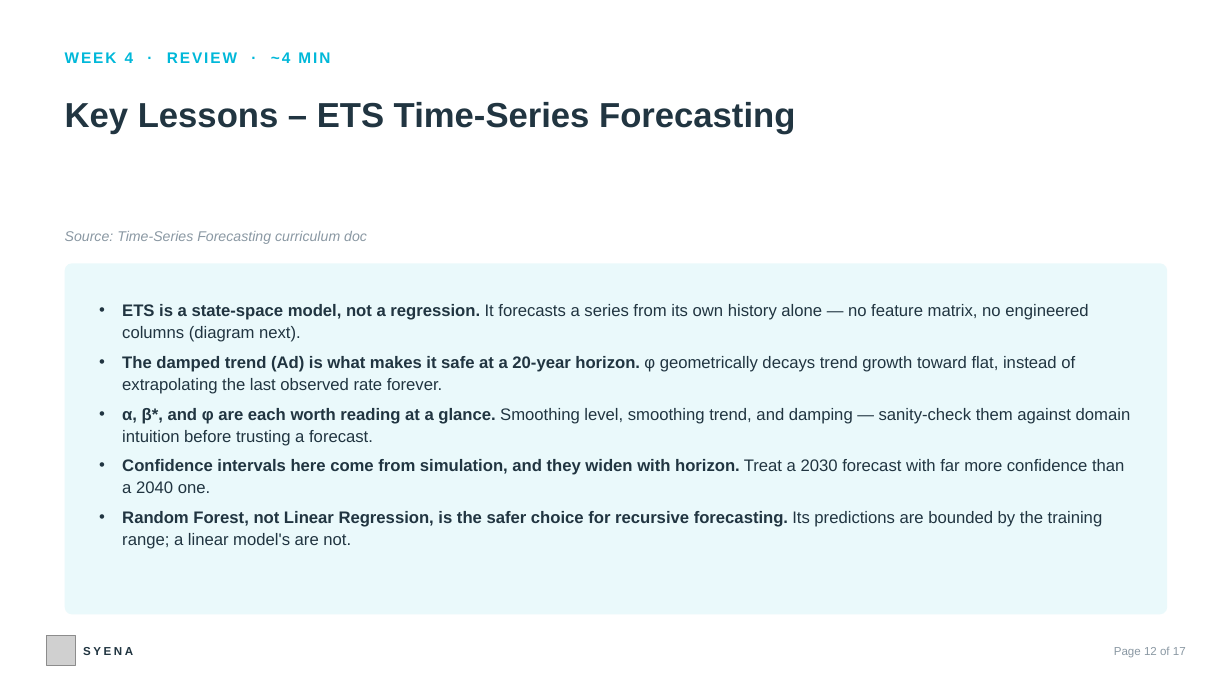
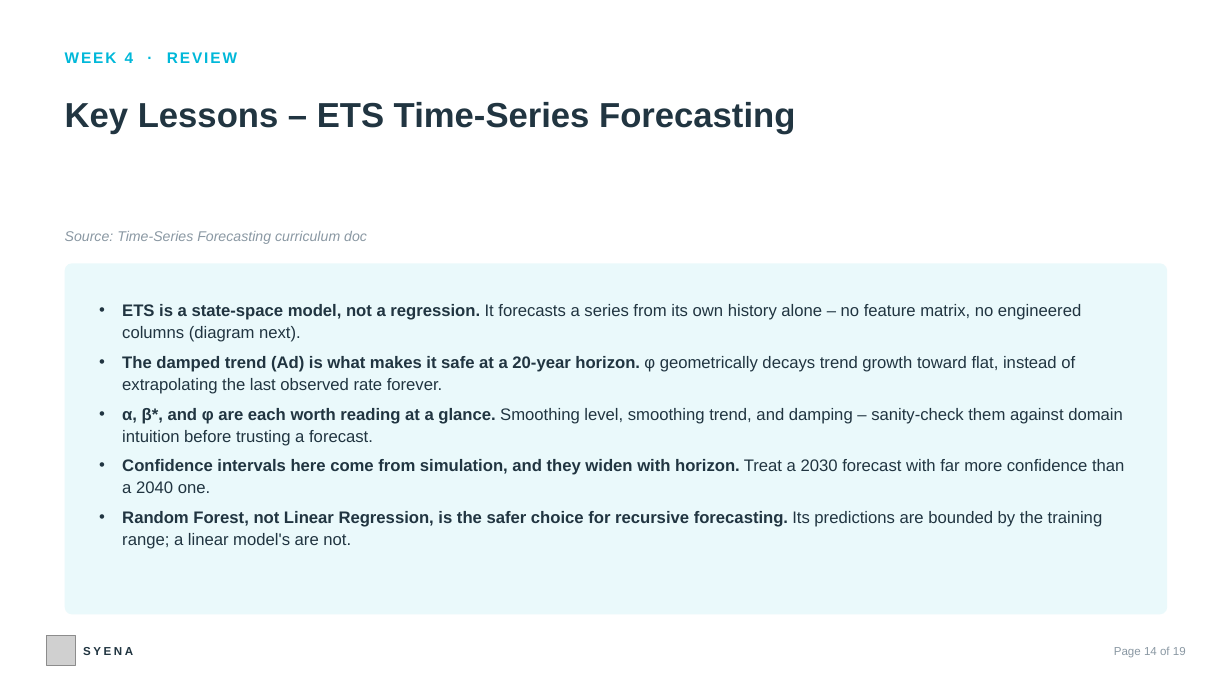
Before and after one commit to sauparnasarkar/climate-emissions-analysis-project, a slide deck: slide 14 of climate-dashboard-react/public/GHG_Internship_Review_QA_Deck.pptx (slide 12 before the commit). Drawn at 1232x693 pixels with LibreOffice and Linux fonts; fonts in the diff are those of the drawing; grey boxes stand for pictures. Boxes give left, top, right and bottom in pixels: in the first picture for what was removed or moved away, otherwise in the second. Text is boxed around its words. In the diff, an @@ line names an element or a change of style, - is before the commit and + after.

```diff
--- a/climate-dashboard-react/public/GHG_Internship_Review_QA_Deck.pptx
+++ b/climate-dashboard-react/public/GHG_Internship_Review_QA_Deck.pptx
@@ text at box(65, 52, 237, 63): text changed @@
-WEEK 4 · REVIEW · ~4 MIN
+WEEK 4 · REVIEW
@@ text in rounded rectangle at box(122, 304, 1081, 342): text changed @@
-• ETS is a state-space model, not a regression. It forecasts a series from its own history alone — no feature matrix, no engineered columns (diagram next).
+• ETS is a state-space model, not a regression. It forecasts a series from its own history alone – no feature matrix, no engineered columns (diagram next).
@@ text in rounded rectangle at box(122, 408, 1123, 446): text changed @@
-• α, β*, and φ are each worth reading at a glance. Smoothing level, smoothing trend, and damping — sanity-check them against domain intuition before trusting a forecast.
+• α, β*, and φ are each worth reading at a glance. Smoothing level, smoothing trend, and damping – sanity-check them against domain intuition before trusting a forecast.
@@ text at box(1114, 647, 1186, 657): text changed @@
-Page 12 of 17
+Page 14 of 19
```
Also in this commit, not shown: 16 other slides changed, 2 slides added.
